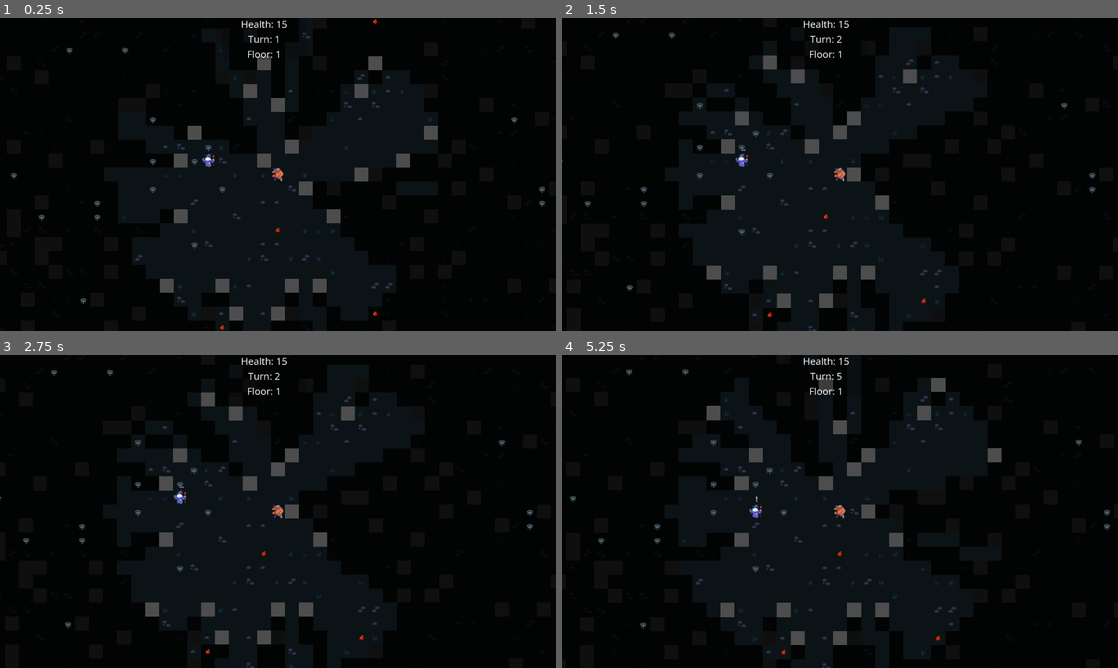
Above: before the commit, frames 1-4 (two rows, left to right).
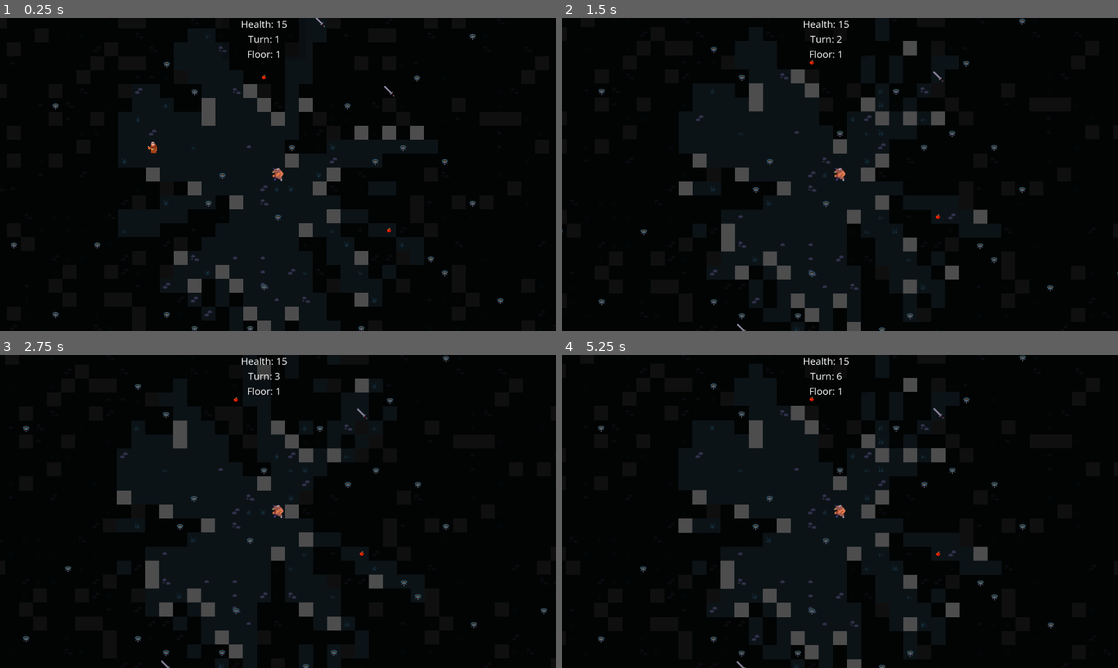
Above: after the commit, the same moments.

Repository: langel/ipsylial
Game: Godot game, scene res://scenes/game.tscn
The game is run twice, just before and just after one commit, with the same random seed, the same clock (stepped at 60 frames per second) and the same inputs. This scene is started directly instead of the project's main scene.
Inputs (mouse positions are in pixels of both pictures, inside the frame that each line leads up to):
- Up to frame 1 (0.25 s): no input
- Up to frame 2 (1.5 s): tap Enter at 0.5 s; move the mouse to (962, 158) at 0.52 s; hold D (move_right) 0.53-1.28 s; tap Space (space) at 0.6, 1.25 s; move the mouse to (728, 190) at 1.27 s; hold S (move_down) from 1.28 s (still down); tap Mouse wheel up (zoom_in) at 1.35 s
- Up to frame 3 (2.75 s): tap Enter at 2 s; move the mouse to (333, 442) at 2.02 s; release S (move_down) at 2.03 s; hold D (move_right) from 2.03 s (still down); tap Mouse wheel down (zoom_out) at 2.1 s
- Up to frame 4 (5.25 s): tap Space (space) at 2.75, 2.85, 4.25, 5.1 s; move the mouse to (812, 574) at 2.77 s; release D (move_right) at 2.78 s; hold W (move_up) 2.78-3.53 s; tap Enter at 3.5 s; move the mouse to (1006, 558) at 3.52 s; hold A (move_left) 3.53-5.03 s; tap Mouse wheel up (zoom_in) at 3.6 s; move the mouse to (673, 464) at 4.27 s; tap Mouse wheel down (zoom_out) at 4.35 s; move the mouse to (867, 511) at 5.02 s; hold S (move_down) from 5.03 s (still down)

The runs differ from the first frame. In frame 1, 6.1% of the frame differs, in the area x 1-99%, y 0-100%; in frame 2, 6.3%; in frame 3, 5.3%; in frame 4, 6.4%.

Commit message:
a few more items

Diff:
--- a/assets/tile_sets/animated_items.tres
+++ b/assets/tile_sets/animated_items.tres
@@ -43,6 +43,10 @@
 [sub_resource type="AtlasTexture" id="AtlasTexture_h1got"]
 atlas = ExtResource("3_c5nh8")
 region = Rect2(32, 544, 32, 32)
+
+[sub_resource type="AtlasTexture" id="AtlasTexture_rwgab"]
+atlas = ExtResource("1_upmj6")
+region = Rect2(32, 32, 32, 32)
 
 [resource]
 animations = [{
@@ -110,4 +114,12 @@
 "loop": true,
 "name": &"potion_red",
 "speed": 5.0
+}, {
+"frames": [{
+"duration": 1.0,
+"texture": SubResource("AtlasTexture_rwgab")
+}],
+"loop": true,
+"name": &"sword",
+"speed": 5.0
 }]
--- a/scenes/game.gd
+++ b/scenes/game.gd
@@ -102,7 +102,23 @@
 
 		# Remove the apple from the game
 		remove_item_from_game(item)
-		spawn_floating_text("+"+str(heal_amount),Color.DARK_GREEN,item.scene.position)
+		spawn_floating_text("+" + str(heal_amount), Color.DARK_GREEN, item.scene.position)
+
+	elif item.type == Item.ItemType.POTION_BLUE:
+		# Increase player LOS range
+		GameState.player_los += 1
+
+		# Remove potion from game
+		remove_item_from_game(item)
+		spawn_floating_text("+1 LOS", Color(0, 0.5, 1), item.scene.position)  # Blue floating text
+
+	elif item.type == Item.ItemType.SWORD:
+		# Increase player damage
+		GameState.player_damage += 1
+
+		# Remove sword from game
+		remove_item_from_game(item)
+		spawn_floating_text("+1 DMG", Color(0, 0.5, 1), item.scene.position)  # Blue floating text
 
 func spawn_floating_text(text: String, color: Color, position: Vector2):
 	"""Spawns floating text above the given position, animates it upwards, and fades it out."""
--- a/scripts/game_state.gd
+++ b/scripts/game_state.gd
@@ -76,12 +76,24 @@
 func new_items():
 	var items: Array[Item] = []
 	var num_items = 5+(map.width*map.height)/36
+	var item_distribution = {Item.ItemType.BRAZIER_OFF: 50, Item.ItemType.APPLE: 10, Item.ItemType.POTION_BLUE: 5, Item.ItemType.SWORD:5}
+	var distribution_sum = 0
+	for item_type in item_distribution.keys():
+		distribution_sum += item_distribution[item_type]
 	for i in range(0,num_items):
 		var pos = Vector2(rng_next_int()%map.width,rng_next_int()%map.height)
 		if player_can_move_here(pos):
 			var item = Item.new()
 			item.grid_position=pos
+
 			item.type = Item.ItemType.BRAZIER_OFF if rng_next_int()%4 < 3 else Item.ItemType.APPLE
+			var item_roll = GameState.rng_next_int()%distribution_sum
+			var roll_sum = 0
+			for item_type in item_distribution.keys():
+				roll_sum += item_distribution[item_type]
+				if item_roll < roll_sum:
+					item.type = item_type
+					break
 			items.append(item)
 	return items
 
--- a/scripts/item.gd
+++ b/scripts/item.gd
@@ -7,7 +7,7 @@
 var for_baddies: bool = false
 var scene = null
 
-enum ItemType { STONE, BEER, DUCK_FOOD, APPLE, BRAZIER_OFF, BRAZIER_ON }
+enum ItemType { STONE, BEER, DUCK_FOOD, APPLE, BRAZIER_OFF, BRAZIER_ON, POTION_BLUE, SWORD }
 var type: ItemType = ItemType.STONE  # Default type
 
 # Called when the node enters the scene tree for the first time.
Not shown: 1 places in assets/tile_sets/animated_items.tres that only renumber resources
